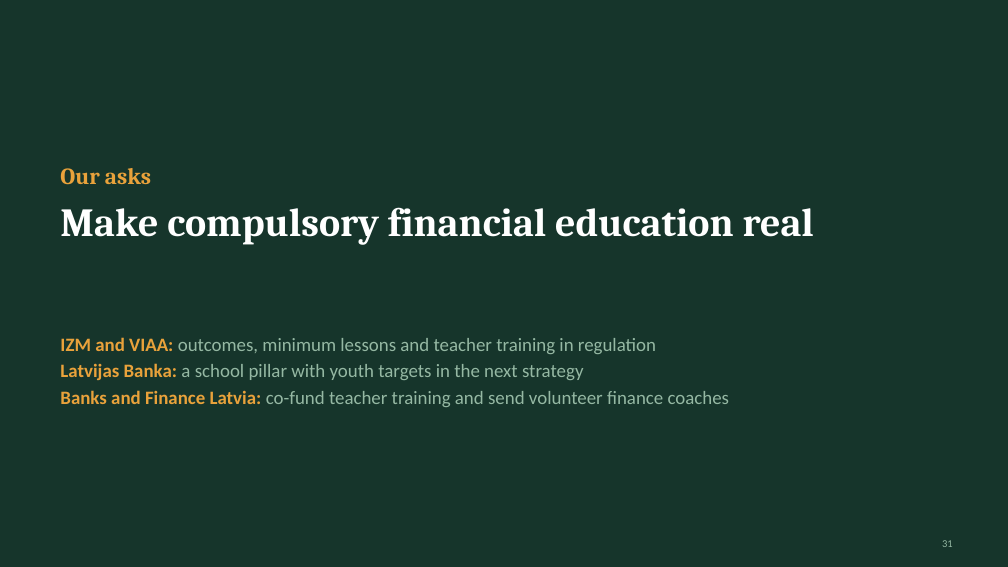
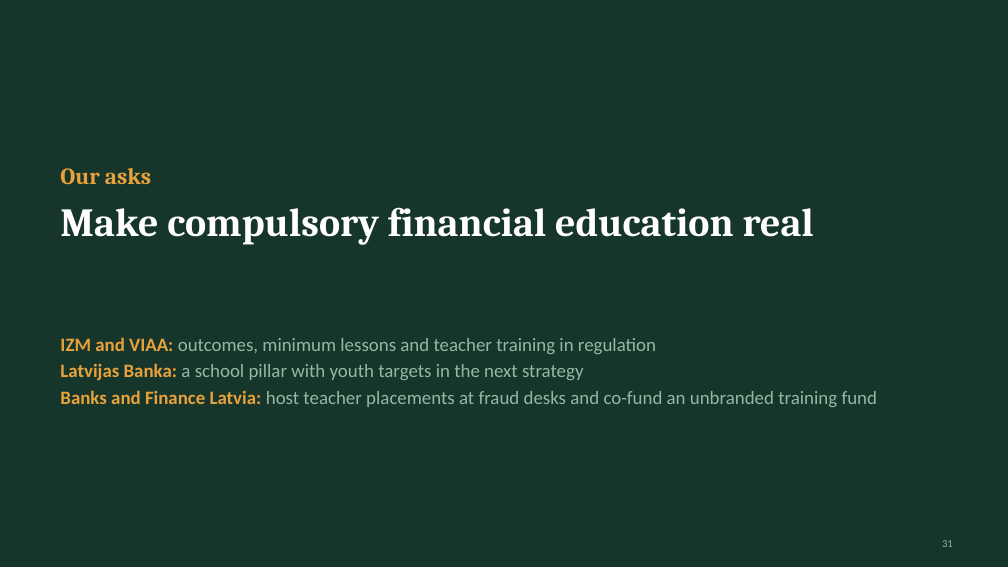
Before and after one commit to ArtisLV890/Elective-Impact-Making-for-the-Competitiveness-and-Data-Driven-Decisions-2026-2027, a slide deck: slide 31 of financial-literacy/presentation/Financial literacy in Latvia - presentation.pptx. Drawn at 1008x567 pixels with LibreOffice and Linux fonts; fonts in the diff are those of the drawing. Boxes give left, top, right and bottom in pixels: in the first picture for what was removed or moved away, otherwise in the second. Text is boxed around its words. In the diff, an @@ line names an element or a change of style, - is before the commit and + after.

```diff
--- a/financial-literacy/presentation/Financial literacy in Latvia - presentation.pptx
+++ b/financial-literacy/presentation/Financial literacy in Latvia - presentation.pptx
@@ text at (60, 390, 878, 407): text changed @@
-Banks and Finance Latvia: co-fund teacher training and send volunteer finance coaches
+Banks and Finance Latvia: host teacher placements at fraud desks and co-fund an unbranded training fund
```
Also in this commit, not shown: 3 other slides changed, 3 other files.
